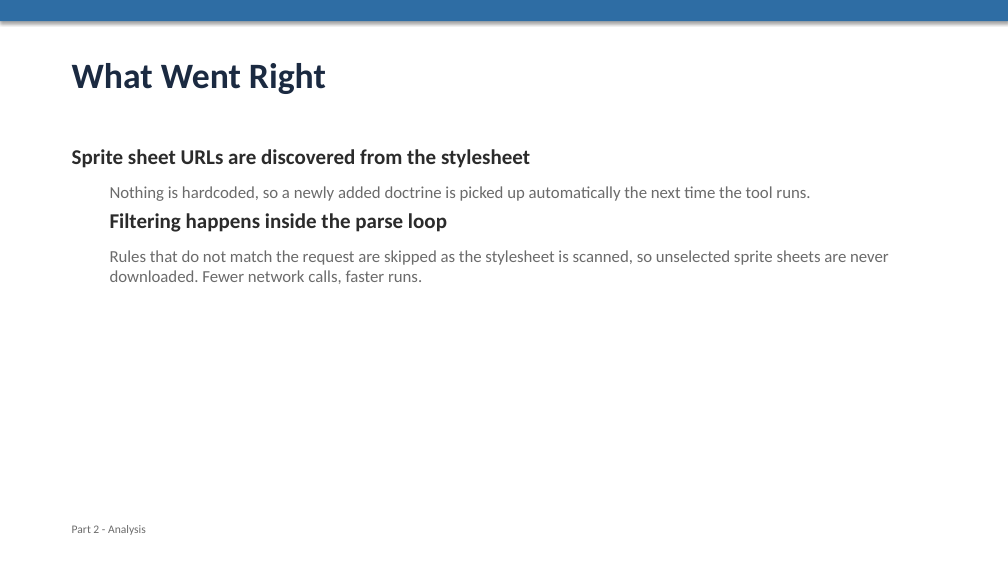
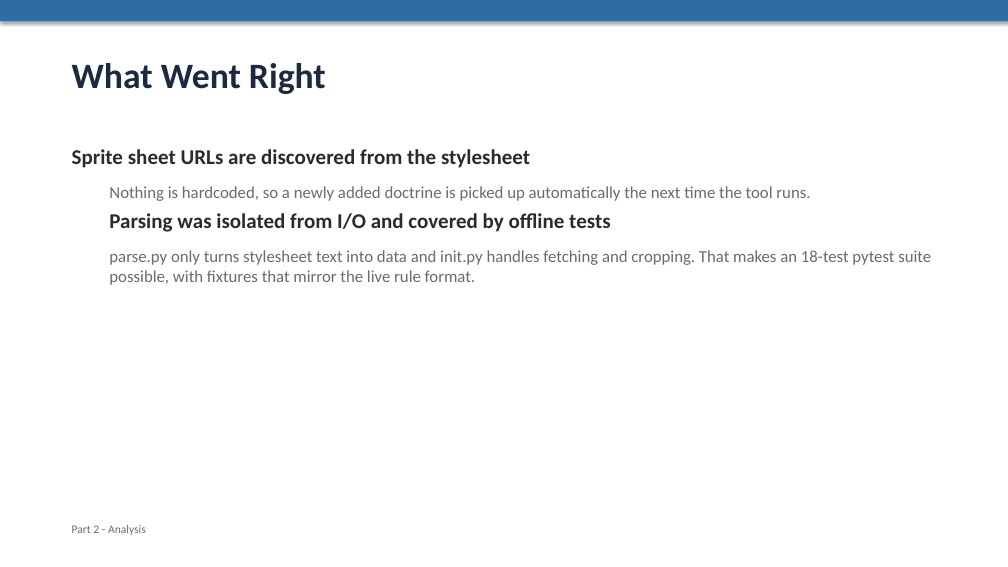
Before and after one commit to insurgent-con/image-fetch, a slide deck: slide 3 of presentation.pptx. Drawn at 1008x567 pixels with LibreOffice and Linux fonts; fonts in the diff are those of the drawing. Boxes give left, top, right and bottom in pixels: in the first picture for what was removed or moved away, otherwise in the second. Text is boxed around its words. In the diff, an @@ line names an element or a change of style, - is before the commit and + after.

```diff
--- a/presentation.pptx
+++ b/presentation.pptx
@@ text at (x1=109, y1=213, x2=931, y2=285): text changed @@
-Filtering happens inside the parse loop
-Rules that do not match the request are skipped as the stylesheet is scanned, so unselected sprite sheets are never downloaded. Fewer network calls, faster runs.
+Parsing was isolated from I/O and covered by offline tests
+parse.py only turns stylesheet text into data and init.py handles fetching and cropping. That makes an 18-test pytest suite possible, with fixtures that mirror the live rule format.
```
Also in this commit, not shown: 3 other slides changed, 2 slides added, 2 slides removed.
